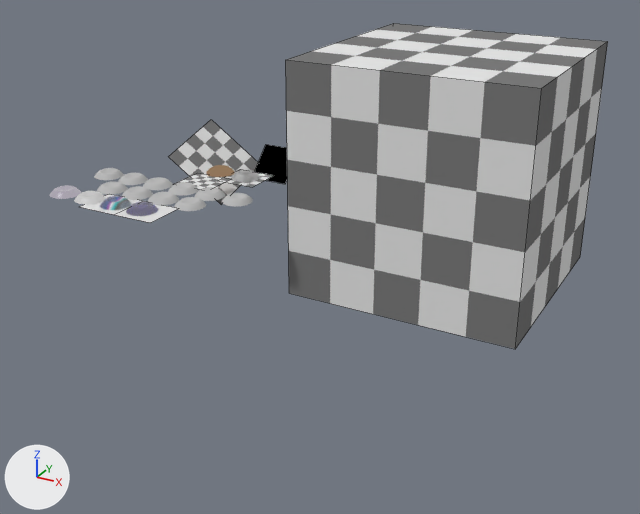
An edit to the Blender file linked_resources/linked.blend, drawn before and after from the same camera.
The view is the same before and after, from a 50 mm camera at (97.9, -131.2, 52.5) aimed at (23.6, 4.0, -15.1). Lighting does not change. The marker at lower left points along +X, +Y and +Z. Mesh edges are drawn as thin lines on the coarser meshes.
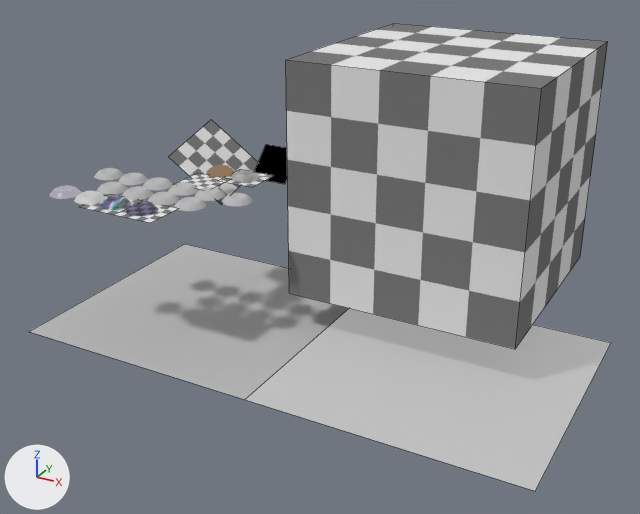
Commit message: Added the previously missing terrain map material

Where the change shows, as pixel boxes (x1, y1, x2, y2) in the pictures (640 x 514 px):
'lava plane', shown: after (245, 308, 611, 491)
'terrain map', added: after (29, 244, 349, 399)
'Plane.004', recoloured (white to grey): (80, 194, 175, 222) in both

The change, as a diff of the scene's bpy script:
```diff
--- a/linked_resources/linked.blend.py
+++ b/linked_resources/linked.blend.py
@@ ng_botwterrainatlasmap @@
+ng_botwterrainatlasmap = bpy.data.node_groups.new('BotwTerrainAtlasMap', 'ShaderNodeTree')
+# nodes: 
+# colours: black #000000, grey #bcbcbc
@@ mat_botw_terrain_map @@
+mat_botw_terrain_map = bpy.data.materials.new('BotW_Terrain_Map')
+# nodes: Clamp, Group, Math, Mix, OutputMaterial, SeparateColor, SeparateXYZ, UVMap, Value, VectorMath, VertexColor
+# colours: white #e7e7e7, black #000000
@@ me_plane_019 @@
 me_plane_019.from_pydata(...)  # 4 vertices, 1 face; spans x -1.0..1.0, y -1.0..1.0, z 0.0
+me_plane_019.materials.append(mat_misc_mat)
@@ me_plane_021 @@
+me_plane_021.from_pydata(...)  # 4 vertices, 1 face; spans x -1.0..1.0, y -1.0..1.0, z 0.0
+me_plane_021.materials.append(mat_botw_terrain_map)
@@ ob_lava_plane @@
 ob_lava_plane = bpy.data.objects.new('lava plane', me_plane_022)
-ob_lava_plane.location = (-8.3, -14.5, -5.0)
-ob_lava_plane.hide_viewport = True
+ob_lava_plane.location = (50.0, 0.0, -30.0)
+ob_lava_plane.scale = (0.5, 0.5, 0.5)
@@ ob_terrain_map @@
+ob_terrain_map = bpy.data.objects.new('terrain map', me_plane_021)
+ob_terrain_map.location = (0.0, 0.0, -30.0)
+ob_terrain_map.scale = (25.0, 25.0, 1.0)
```
